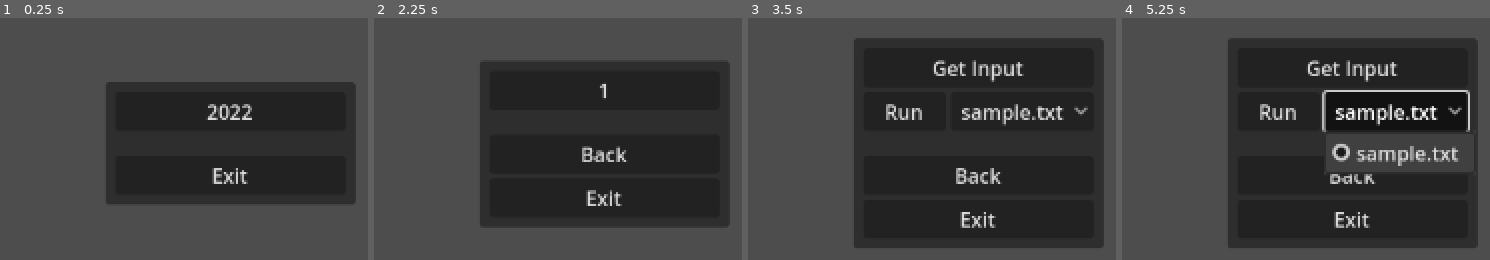
Above: before the commit, frames 1-4 (left to right).
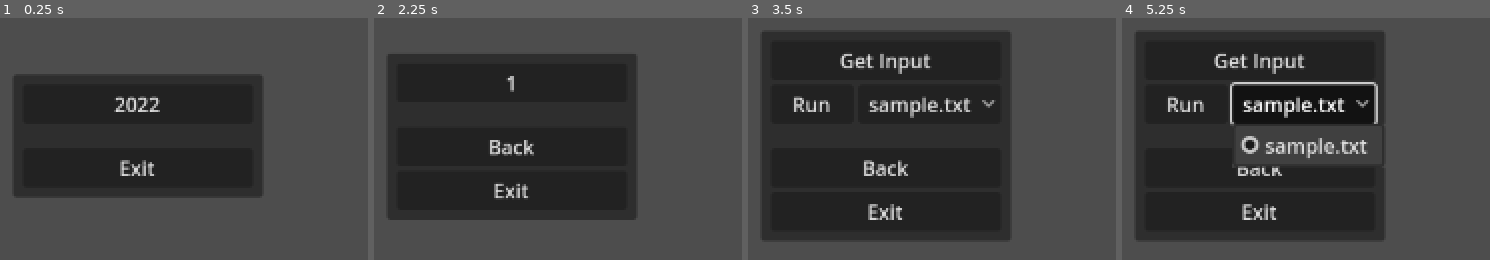
Above: after the commit, the same moments.

Repository: aranasaurus/advent-of-code-godot
Game: Godot game, scene res://common/main_menu.tscn
Same seed, same stepped clock (60 frames per second), same inputs: the game is played once before the commit and once after it.
Inputs:
- Up to frame 1 (0.25 s): no input
- Up to frame 2 (2.25 s): click "2022" at 0.5 s; click "Back" at 1.25 s; click "2022" at 2 s
- Up to frame 3 (3.5 s): click "1" at 2.75 s
- Up to frame 4 (5.25 s): click "Get Input" at 3.5 s; click "Run" at 4.25 s; click "sample.txt" at 5 s

The runs differ from the first frame. In frame 1, 29% of the frame differs, in the area x 3-97%, y 23-77%; in frame 2, 38%; in frame 3, 50%; in frame 4, 52%, in the area x 3-97%, y 5-96%.

Commit message:
Merge Day and Main Menu into one Scene
This allowed me to make a Nav Stack for navigating through all the things. Hitting the Run button will be what actually instantiates a new Scene for Days that need that. Otherwise I should be able to do it by just adding UI via this scene and the Solution can just be a gd file

Diff:
--- a/common/day_menu.gd
+++ /dev/null
@@ -1,49 +0,0 @@
-extends PanelContainer
-class_name DayMenu
-
-@onready var run_button: Button = %RunButton
-@onready var input_choices: OptionButton = %InputChoices
-@onready var get_input_button: Button = %GetInputButton
-@onready var http_request: HTTPRequest = $HTTPRequest
-
-func _ready() -> void:
-	load_menu()
-
-func load_menu():
-	input_choices.clear()
-
-	var path := get_tree().current_scene.scene_file_path.get_base_dir()
-	var files := DirAccess.get_files_at(path)
-	for file in files:
-		if file.get_extension() == "txt":
-			input_choices.add_item(file.get_file())
-
-func _on_back_button_button_up() -> void:
-	get_tree().change_scene_to_file("res://common/main_menu.tscn")
-
-func _on_get_input_button_button_up() -> void:
-	var path := get_tree().current_scene.scene_file_path.get_base_dir()
-	var file_path := path + "/input.txt"
-
-	http_request.download_file = file_path
-
-	var url = path.replace(MainMenu.root_path, "https://adventofcode.com") + "/input"
-	var session_path := "res://common/session.txt"
-	if not FileAccess.file_exists(session_path):
-		print("Session not found in %s" % session_path)
-		print("You need to go to adventofcode.com in a browser, log in, and go to an input file (https://adventofcode.com/2022/day/1/input for example) and pull the session from your browser's inspection tab / request headers. Then paste that without the 'session=' into res://common/session.txt. This file is ignored in the .gitignore.")
-		return
-
-	var cookie := "Cookie: session=%s" % FileAccess.get_file_as_string(session_path).strip_edges()
-	print("Downloading input.txt from " + url + " using cookie '%s'" % cookie)
-	http_request.request(url, [cookie])
-
-
-func _on_http_request_request_completed(result: int, response_code: int, headers: PackedStringArray, body: PackedByteArray) -> void:
-	# TODO: Make a Toast system of some kind and show these messages (or something similar) in the UI
-	print("Request completed")
-	if result == HTTPRequest.RESULT_SUCCESS:
-		print("Successfully downloaded %d bytes" % http_request.get_downloaded_bytes())
-		load_menu()
-	else:
-		print("Download failed: %d" % result)
--- a/common/day_menu.tscn
+++ /dev/null
@@ -1,67 +0,0 @@
-[gd_scene load_steps=3 format=3 uid="uid://cmnp456di7jmf"]
-
-[ext_resource type="Script" path="res://common/day_menu.gd" id="1_itm88"]
-[ext_resource type="PackedScene" uid="uid://dqk3bucs0n7pq" path="res://common/exit_button.tscn" id="2_dxtba"]
-
-[node name="Menu" type="PanelContainer"]
-anchors_preset = 8
-anchor_left = 0.5
-anchor_top = 0.5
-anchor_right = 0.5
-anchor_bottom = 0.5
-offset_left = -26.5
-offset_top = -27.5
-offset_right = 173.5
-offset_bottom = 39.5
-grow_horizontal = 2
-grow_vertical = 2
-script = ExtResource("1_itm88")
-
-[node name="MarginContainer" type="MarginContainer" parent="."]
-layout_mode = 2
-theme_override_constants/margin_left = 8
-theme_override_constants/margin_top = 8
-theme_override_constants/margin_right = 8
-theme_override_constants/margin_bottom = 8
-
-[node name="VBoxContainer" type="VBoxContainer" parent="MarginContainer"]
-layout_mode = 2
-
-[node name="GetInputButton" type="Button" parent="MarginContainer/VBoxContainer"]
-unique_name_in_owner = true
-layout_mode = 2
-text = "Get Input"
-
-[node name="HBoxContainer" type="HBoxContainer" parent="MarginContainer/VBoxContainer"]
-layout_mode = 2
-
-[node name="RunButton" type="Button" parent="MarginContainer/VBoxContainer/HBoxContainer"]
-unique_name_in_owner = true
-layout_mode = 2
-size_flags_horizontal = 3
-text = "Run
-"
-
-[node name="InputChoices" type="OptionButton" parent="MarginContainer/VBoxContainer/HBoxContainer"]
-unique_name_in_owner = true
-layout_mode = 2
-size_flags_horizontal = 3
-
-[node name="Spacer" type="Control" parent="MarginContainer/VBoxContainer"]
-custom_minimum_size = Vector2(0, 12)
-layout_mode = 2
-size_flags_vertical = 3
-
-[node name="BackButton" type="Button" parent="MarginContainer/VBoxContainer"]
-layout_mode = 2
-text = "Back
-"
-
-[node name="ExitButton" parent="MarginContainer/VBoxContainer" instance=ExtResource("2_dxtba")]
-layout_mode = 2
-
-[node name="HTTPRequest" type="HTTPRequest" parent="."]
-
-[connection signal="button_up" from="MarginContainer/VBoxContainer/GetInputButton" to="." method="_on_get_input_button_button_up"]
-[connection signal="button_up" from="MarginContainer/VBoxContainer/BackButton" to="." method="_on_back_button_button_up"]
-[connection signal="request_completed" from="HTTPRequest" to="." method="_on_http_request_request_completed"]
--- a/common/main_menu.gd
+++ b/common/main_menu.gd
@@ -1,18 +1,33 @@
 extends Control
 class_name MainMenu
 
-@onready var button_container: VBoxContainer = %ButtonContainer
+@onready var navigation_buttons: VBoxContainer = %NavigationButtons
 @onready var back_button: Button = %BackButton
+@onready var day_buttons: VBoxContainer = %DayButtons
+@onready var input_choices: OptionButton = %InputChoices
+@onready var http_request: HTTPRequest = $HTTPRequest
 
 const root_path: String = "res://entries"
+var path_stack := [root_path]
 
 func _ready() -> void:
-	load_menu(root_path)
+	load_navigation_menu(root_path)
 
-func load_menu(path: String) -> void:
-	for child in button_container.get_children():
+func navigate_to(path: String) -> void:
+	path_stack.push_front(path)
+	load_navigation_menu(path)
+
+func navigate_back() -> void:
+	path_stack.pop_front()
+
+	load_navigation_menu(root_path if path_stack.is_empty() else path_stack.front())
+
+func load_navigation_menu(path: String) -> void:
+	for child in navigation_buttons.get_children():
 		child.queue_free()
 
+	navigation_buttons.visible = true
+	day_buttons.visible = false
 	back_button.visible = path != root_path
 
 	var directories := DirAccess.get_directories_at(path)
@@ -20,15 +35,60 @@
 		var button := Button.new()
 		button.text = dir
 		if path == root_path:
-			button.button_up.connect(func(): load_menu("%s/" % root_path + "%s/day" % dir))
+			button.button_up.connect(func():
+				var next_path = root_path + "/%s/day" % dir
+				path_stack.push_front(next_path)
+				load_navigation_menu(next_path)
+			)
 		else:
 			button.button_up.connect(func():
 				load_day(path + "/" + dir)
 			)
-		button_container.add_child(button)
+		navigation_buttons.add_child(button)
 
-func load_day(path: String) -> void:
-	get_tree().change_scene_to_file(path + "/day.tscn")
+func load_day(path: String):
+	if path != path_stack.front():
+		path_stack.push_front(path)
+
+	input_choices.clear()
+
+	navigation_buttons.visible = false
+	day_buttons.visible = true
+	back_button.visible = true
+
+	var files := DirAccess.get_files_at(path)
+	for file in files:
+		if file.get_extension() == "txt":
+			input_choices.add_item(file.get_file())
+
+func url_for_day_path(path: String = path_stack.front()) -> String:
+	return path.replace(root_path, "https://adventofcode.com")
 
 func _on_back_button_button_up() -> void:
-	load_menu(root_path)
+	navigate_back()
+
+func _on_get_input_button_button_up() -> void:
+	var path: String = path_stack.front()
+	var file_path := path + "/input.txt"
+
+	http_request.download_file = file_path
+
+	var url = url_for_day_path(path) + "/input"
+	var session_path := "res://common/session.txt"
+	if not FileAccess.file_exists(session_path):
+		print("Session not found in %s" % session_path)
+		print("You need to go to adventofcode.com in a browser, log in, and go to an input file (https://adventofcode.com/2022/day/1/input for example) and pull the session from your browser's inspection tab / request headers. Then paste that without the 'session=' into res://common/session.txt. This file is ignored in the .gitignore.")
+		return
+
+	var cookie := "Cookie: session=%s" % FileAccess.get_file_as_string(session_path).strip_edges()
+	print("Downloading input.txt from " + url + " using cookie '%s'" % cookie)
+	http_request.request(url, [cookie])
+
+func _on_http_request_request_completed(result: int, _response_code: int, _headers: PackedStringArray, _body: PackedByteArray) -> void:
+	# TODO: Make a Toast system of some kind and show these messages (or something similar) in the UI
+	print("Request completed")
+	if result == HTTPRequest.RESULT_SUCCESS:
+		print("Successfully downloaded %d bytes" % http_request.get_downloaded_bytes())
+		load_day(path_stack.front())
+	else:
+		print("Download failed: %d" % result)
--- a/common/main_menu.tscn
+++ b/common/main_menu.tscn
@@ -19,10 +19,10 @@
 anchor_top = 0.5
 anchor_right = 0.5
 anchor_bottom = 0.5
-offset_left = -26.5
-offset_top = -27.5
-offset_right = 173.5
-offset_bottom = 39.5
+offset_left = -100.0
+offset_top = -33.5
+offset_right = 100.0
+offset_bottom = 33.5
 grow_horizontal = 2
 grow_vertical = 2
 
@@ -36,10 +36,36 @@
 [node name="VBoxContainer" type="VBoxContainer" parent="PanelContainer/MarginContainer"]
 layout_mode = 2
 
-[node name="ButtonContainer" type="VBoxContainer" parent="PanelContainer/MarginContainer/VBoxContainer"]
+[node name="NavigationButtons" type="VBoxContainer" parent="PanelContainer/MarginContainer/VBoxContainer"]
+unique_name_in_owner = true
+visible = false
+layout_mode = 2
+alignment = 1
+
+[node name="DayButtons" type="VBoxContainer" parent="PanelContainer/MarginContainer/VBoxContainer"]
+unique_name_in_owner = true
+visible = false
+layout_mode = 2
+
+[node name="GetInputButton" type="Button" parent="PanelContainer/MarginContainer/VBoxContainer/DayButtons"]
 unique_name_in_owner = true
 layout_mode = 2
-alignment = 1
+text = "Get Input"
+
+[node name="RunContainer" type="HBoxContainer" parent="PanelContainer/MarginContainer/VBoxContainer/DayButtons"]
+layout_mode = 2
+
+[node name="RunButton" type="Button" parent="PanelContainer/MarginContainer/VBoxContainer/DayButtons/RunContainer"]
+unique_name_in_owner = true
+layout_mode = 2
+size_flags_horizontal = 3
+text = "Run
+"
+
+[node name="InputChoices" type="OptionButton" parent="PanelContainer/MarginContainer/VBoxContainer/DayButtons/RunContainer"]
+unique_name_in_owner = true
+layout_mode = 2
+size_flags_horizontal = 3
 
 [node name="Spacer" type="Control" parent="PanelContainer/MarginContainer/VBoxContainer"]
 custom_minimum_size = Vector2(0, 12)
@@ -56,4 +82,8 @@
 [node name="ExitButton" parent="PanelContainer/MarginContainer/VBoxContainer" instance=ExtResource("2_6odqw")]
 layout_mode = 2
 
+[node name="HTTPRequest" type="HTTPRequest" parent="."]
+
+[connection signal="button_up" from="PanelContainer/MarginContainer/VBoxContainer/DayButtons/GetInputButton" to="." method="_on_get_input_button_button_up"]
 [connection signal="button_up" from="PanelContainer/MarginContainer/VBoxContainer/BackButton" to="." method="_on_back_button_button_up"]
+[connection signal="request_completed" from="HTTPRequest" to="." method="_on_http_request_request_completed"]
--- a/entries/2022/day/1/day.tscn
+++ /dev/null
@@ -1,9 +0,0 @@
-[gd_scene load_steps=2 format=3 uid="uid://std10s0lyfxa"]
-
-[ext_resource type="PackedScene" uid="uid://cmnp456di7jmf" path="res://common/day_menu.tscn" id="1_42c3j"]
-
-[node name="Day" type="Node3D"]
-
-[node name="CanvasLayer" type="CanvasLayer" parent="."]
-
-[node name="DayMenu" parent="CanvasLayer" instance=ExtResource("1_42c3j")]
